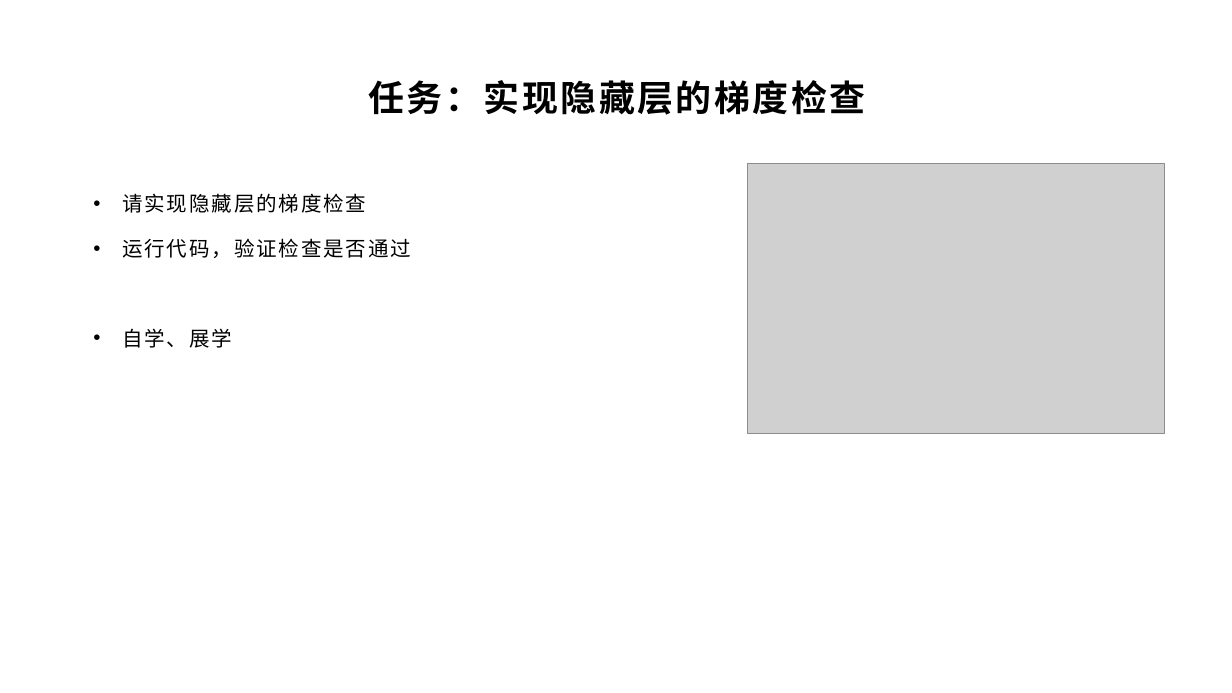
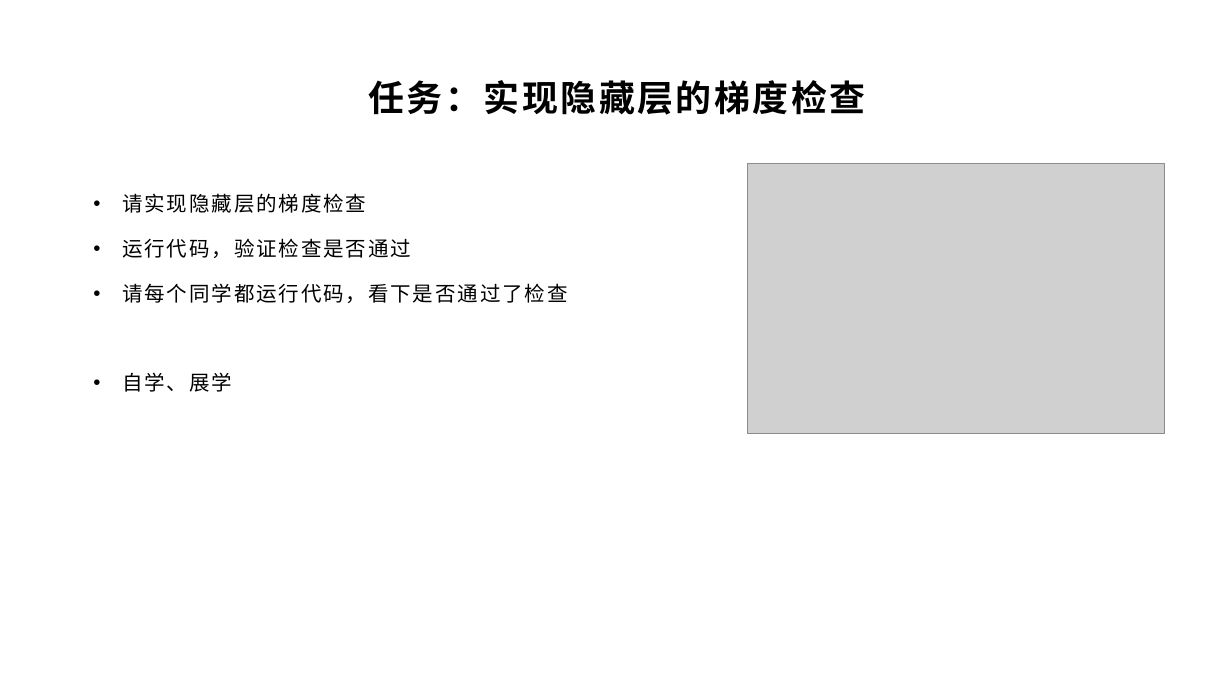
Before and after one commit to yyc-git/DeepLearningEdu, a slide deck: slide 21 of lessons/4_gradient_check/ppt/全连接层的梯度检查.pptx. Drawn at 1232x693 pixels with LibreOffice and Linux fonts; fonts in the diff are those of the drawing; grey boxes stand for pictures; background and template pictures are left out. Boxes give left, top, right and bottom in pixels: in the first picture for what was removed or moved away, otherwise in the second. Text is boxed around its words. In the diff, an @@ line names an element or a change of style, - is before the commit and + after.

```diff
--- a/lessons/4_gradient_check/ppt/全连接层的梯度检查.pptx
+++ b/lessons/4_gradient_check/ppt/全连接层的梯度检查.pptx
@@ text at (x1=122, y1=283, x2=567, y2=303): paragraph added @@
+• 请每个同学都运行代码，看下是否通过了检查
```
Also in this commit, not shown: 2 other slides changed, 1 slide added.
